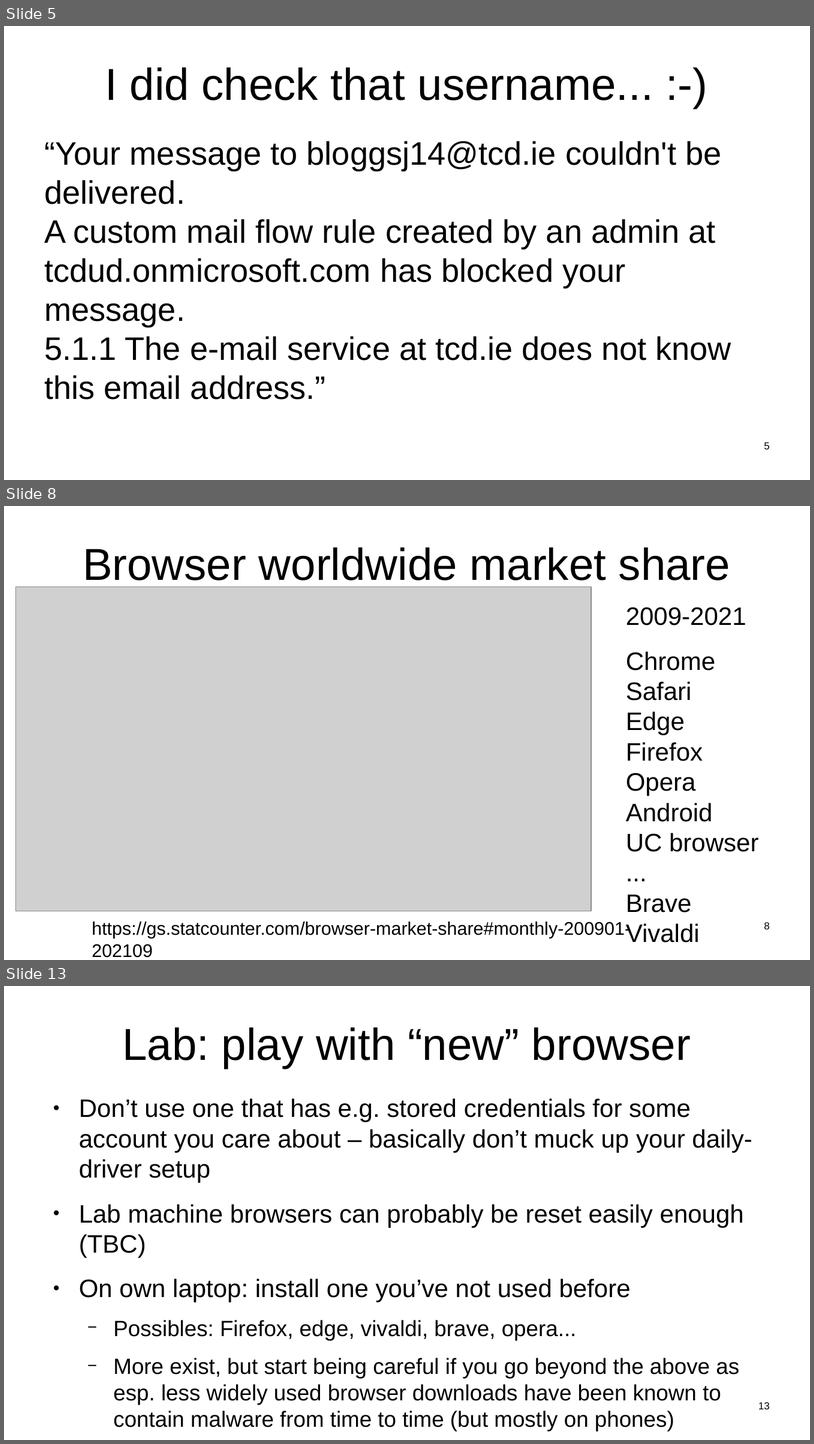
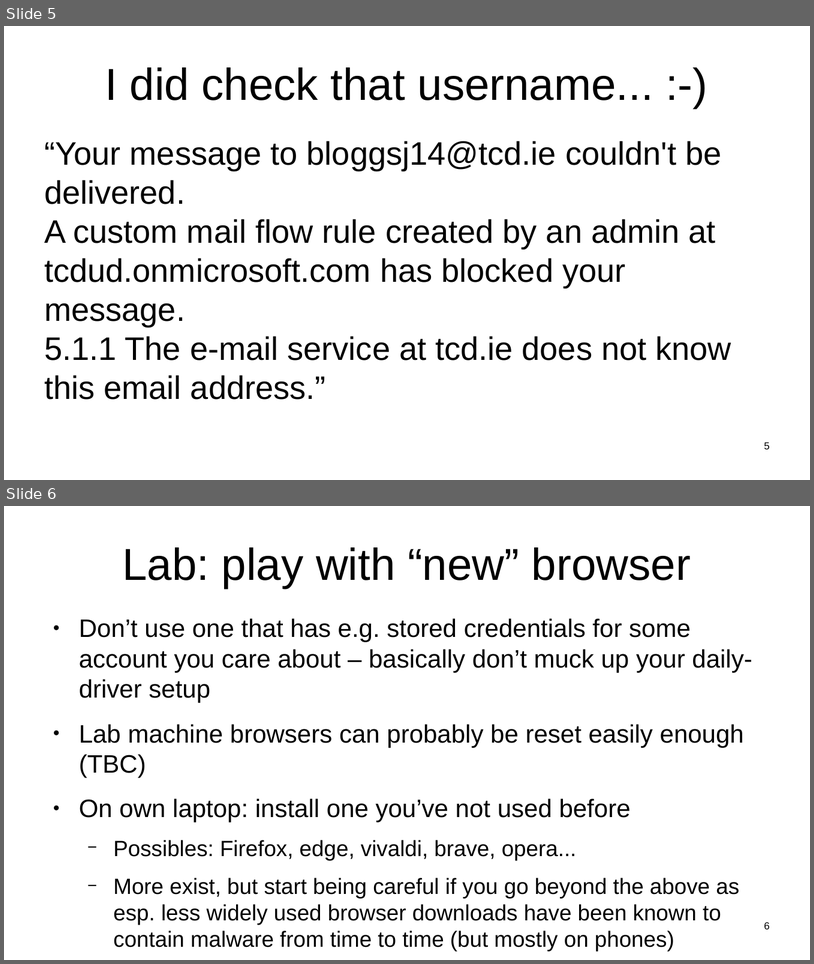
Before and after one commit to sftcd/witidtm, a slide deck: lectures/2022-2023/labs.odp. Shown one above the other, each under a label of ours: slides 5, 8 and 13 before the commit, slides 5 and 6 after it; the slides between them are not shown. The pictures are 814x1444 and 814x964 pixels, drawn with LibreOffice and Linux fonts; fonts in the diff are those of the drawing; grey boxes stand for pictures. Boxes give left, top, right and bottom in pixels: in the first picture for what was removed or moved away, otherwise in the second. Text is boxed around its words. In the diff, an @@ line names an element or a change of style, - is before the commit and + after.

```diff
--- a/lectures/2022-2023/labs.odp
+++ b/lectures/2022-2023/labs.odp
@@ slide 8 removed at box(4, 506, 810, 960), background #FFFFFF @@
@@ title removed at box(83, 547, 731, 588) @@
-Browser worldwide market share
@@ picture removed at box(16, 586, 591, 910) @@
@@ text removed at box(626, 607, 759, 942) @@
-2009-2021
-Chrome
-Safari
-Edge
-Firefox
-Opera
-Android
-UC browser
-...
-Brave
-Vivaldi
@@ text removed at box(92, 921, 631, 957) @@
-https://gs.statcounter.com/browser-market-share#monthly-200901-202109
@@ page number removed at box(764, 922, 770, 929) @@
-8
@@ what was slide 13 is now slide 6 @@
@@ page number at box(764, 922, 770, 929): text changed @@
-13
+6
```
Also in this commit, not shown: 6 other slides removed, 5 other files.
